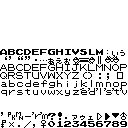
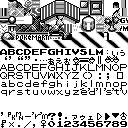
Layers edited between the first and the second w=128, h=128 image:
painted on "Inaccesible" over (0, 32, 128, 48)
showed group "Tilemaps" (19 layers) over (0, 0, 128, 48)
showed "BG" over (0, 0, 128, 48)
